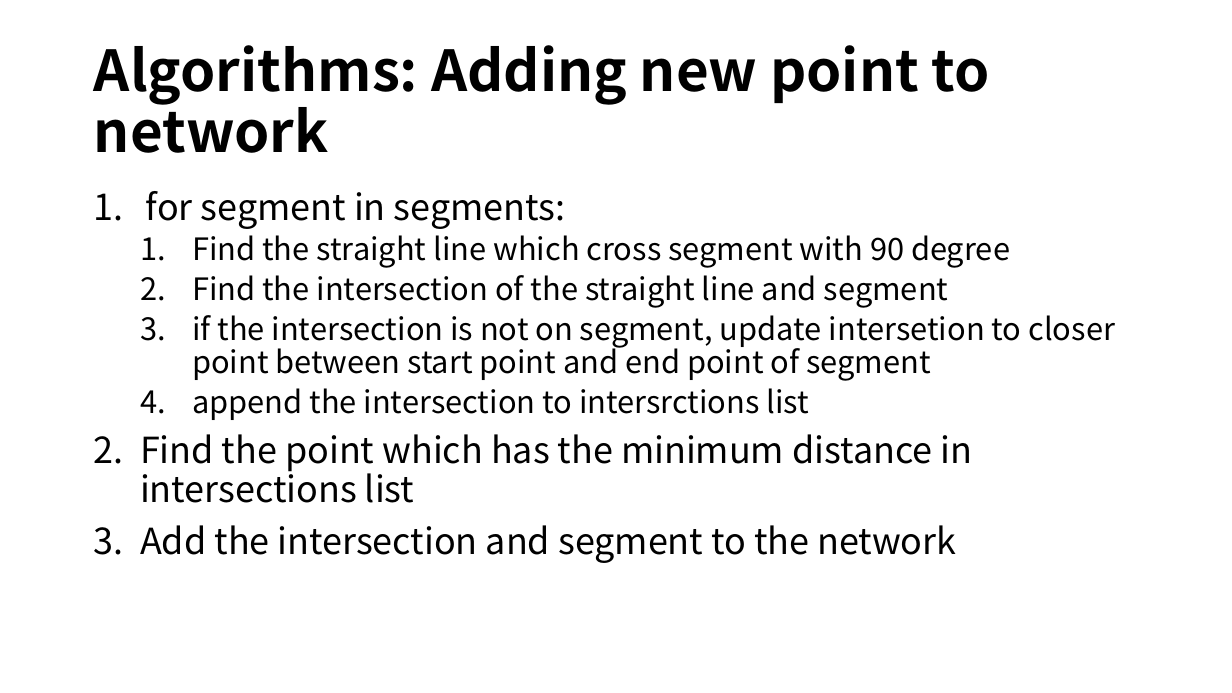
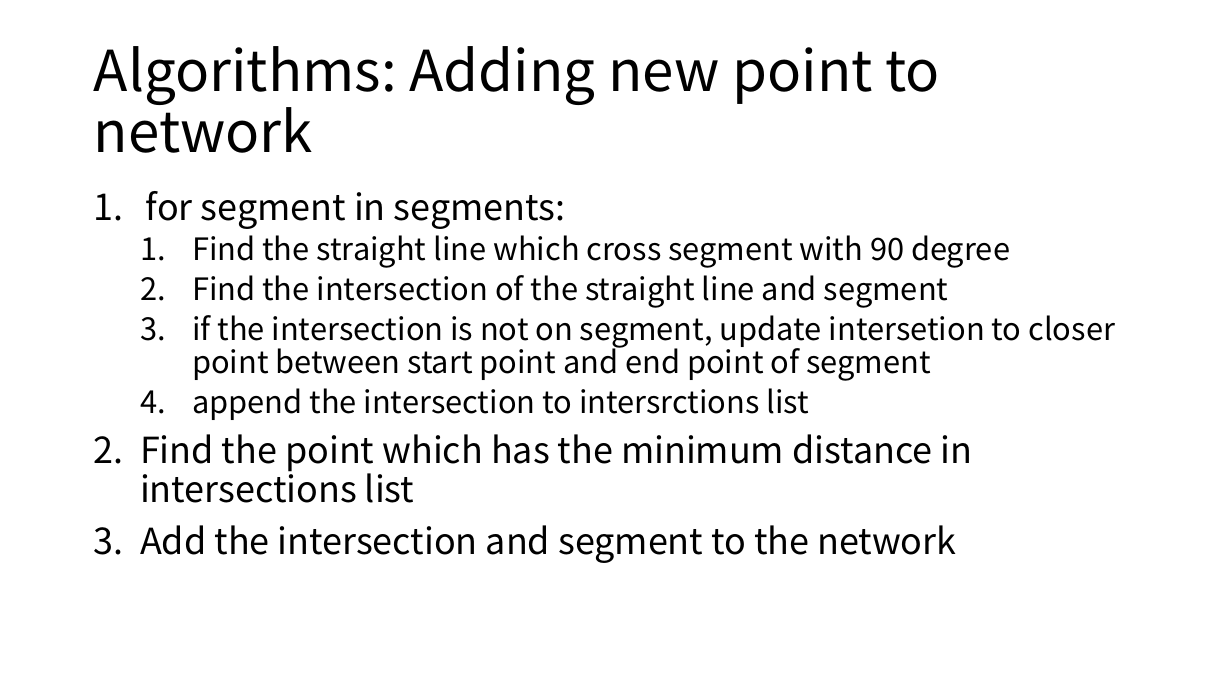
Before and after one commit to ie03-aizu-2019/ie03project-skys, a slide deck: slide 11 of Reports/final.pptx (slide 10 before the commit). Drawn at 1232x693 pixels with LibreOffice and Linux fonts; fonts in the diff are those of the drawing. Boxes give left, top, right and bottom in pixels: in the first picture for what was removed or moved away, otherwise in the second. Text is boxed around its words. In the diff, an @@ line names an element or a change of style, - is before the commit and + after.

```diff
--- a/Reports/final.pptx
+++ b/Reports/final.pptx
@@ title "Algorithms: Adding new point to ..." at (94, 46, 940, 153): bold off @@
```
Also in this commit, not shown: 5 other slides changed, 4 slides added, 3 slides removed, 4 other files.
